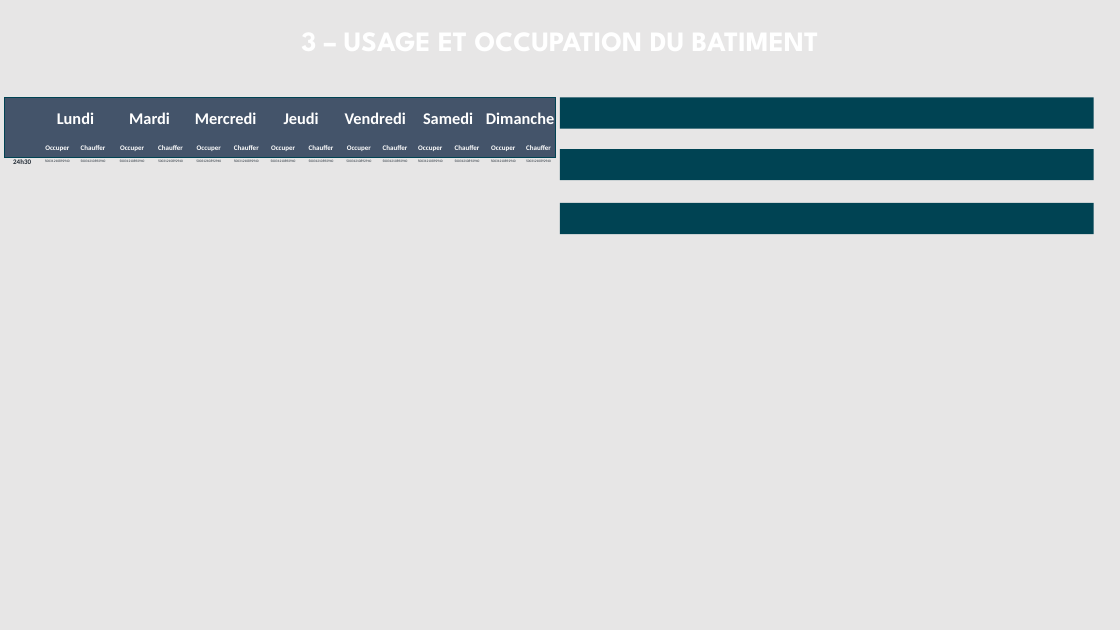
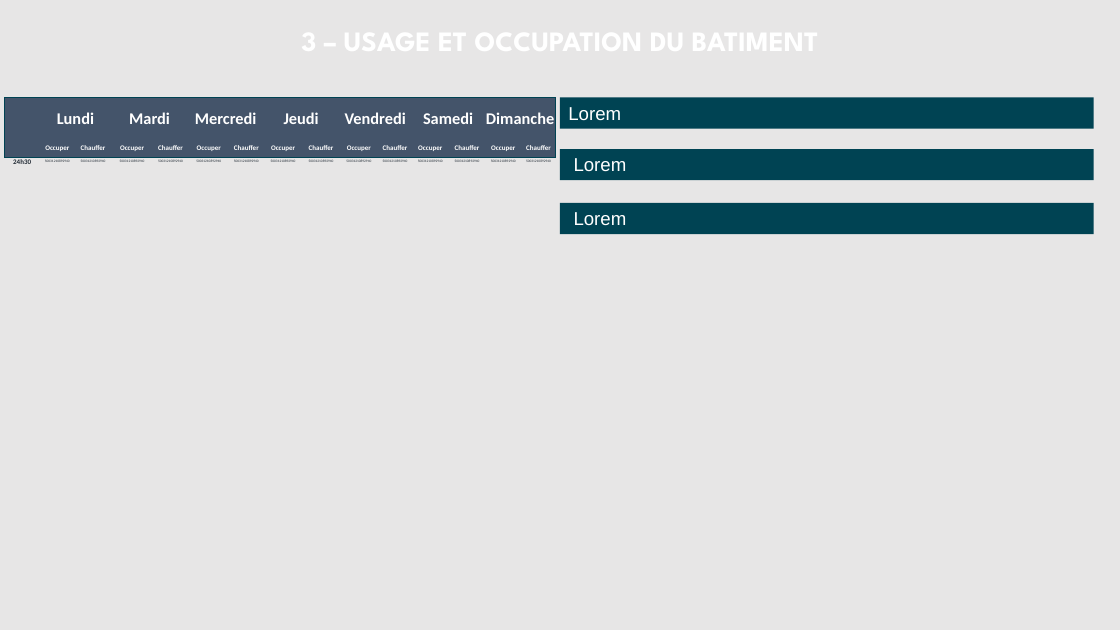
Before and after one commit to sigsieml/super-cep, a slide deck: slide 3 of app/src/main/assets/powerpointvierge.pptx. Drawn at 1120x630 pixels with LibreOffice and Linux fonts; fonts in the diff are those of the drawing; background and template pictures are left out. Boxes give left, top, right and bottom in pixels: in the first picture for what was removed or moved away, otherwise in the second. Text is boxed around its words. In the diff, an @@ line names an element or a change of style, - is before the commit and + after.

Commit message:
text sur le powerpoint en taille 16

```diff
--- a/app/src/main/assets/powerpointvierge.pptx
+++ b/app/src/main/assets/powerpointvierge.pptx
@@ text in rectangle at (568,107,621,121): text added @@
+Lorem
@@ text in rectangle at (574,158,627,172): text added @@
+Lorem
@@ text in rectangle at (574,212,627,226): text added @@
+Lorem
```
Also in this commit, not shown: 2 other slides changed, 2 other files.
